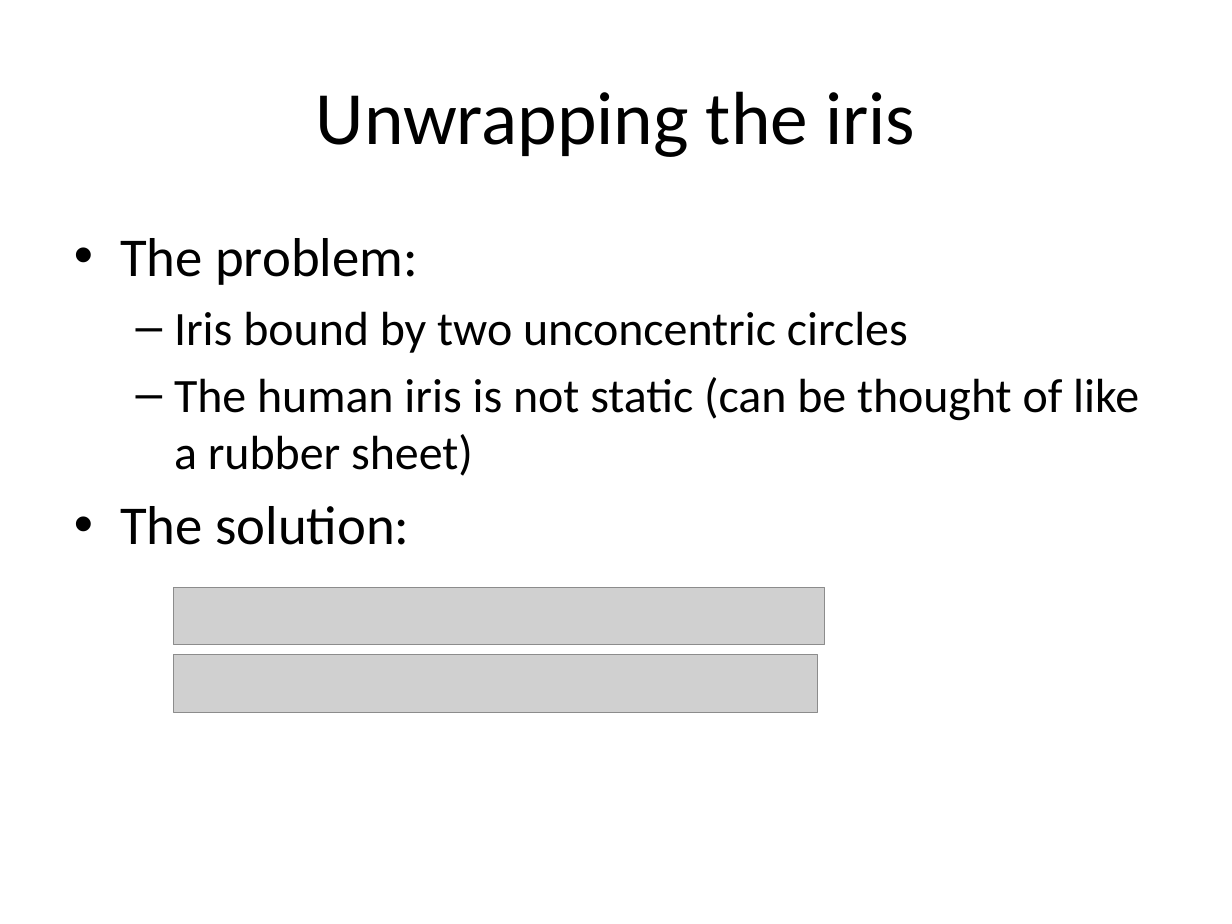
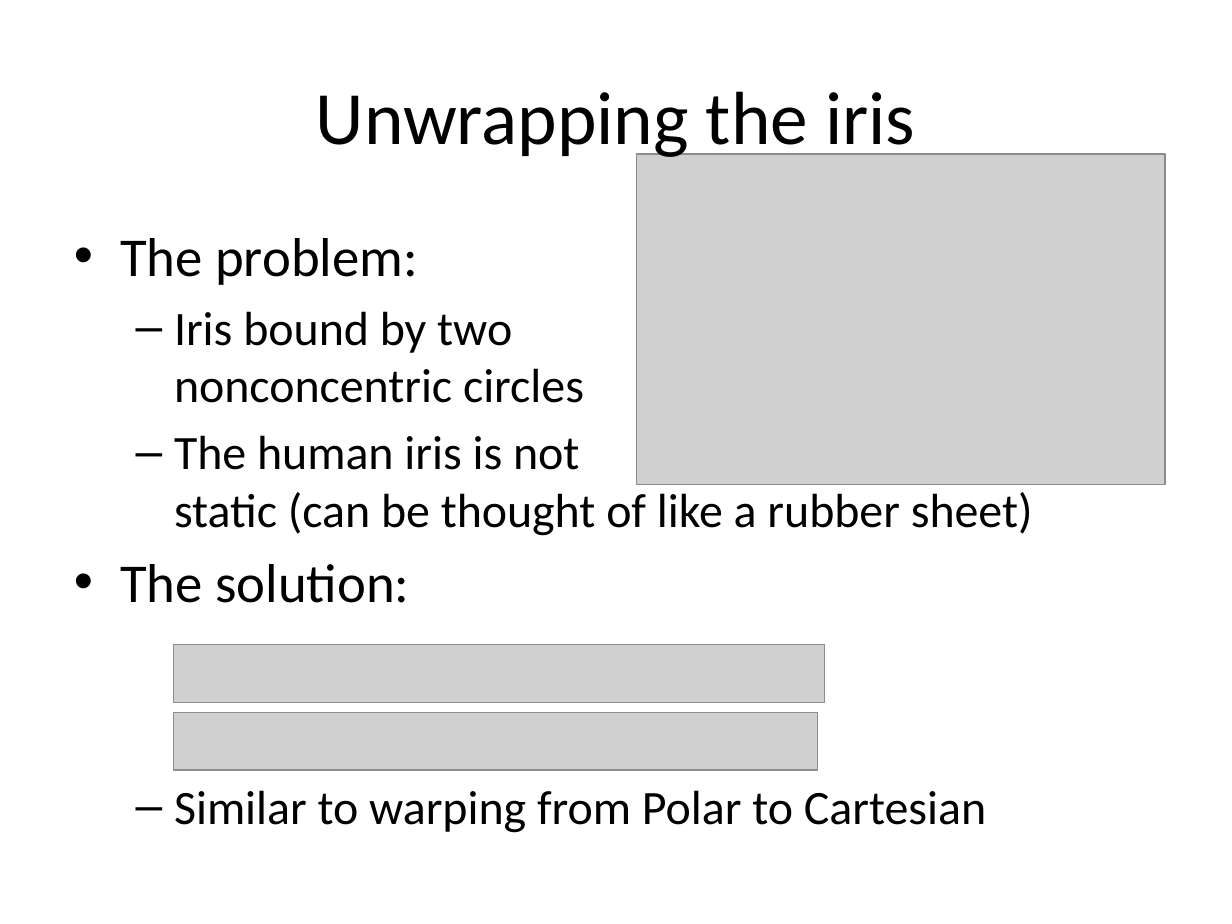
Before and after one commit to chetanadey77/irisrecognition09, a slide deck: slide 10 of Reports/Group_Presentation.pptx. Drawn at 1232x924 pixels with LibreOffice and Linux fonts; fonts in the diff are those of the drawing; grey boxes stand for pictures. Boxes give left, top, right and bottom in pixels: in the first picture for what was removed or moved away, otherwise in the second. Text is boxed around its words. In the diff, an @@ line names an element or a change of style, - is before the commit and + after.

```diff
--- a/Reports/Group_Presentation.pptx
+++ b/Reports/Group_Presentation.pptx
@@ picture added at [637, 154, 1165, 484] @@
@@ text at [174, 311, 584, 403]: text changed @@
-  – Iris bound by two unconcentric circles
+  – Iris bound by two
+    nonconcentric circles
@@ picture: place and size @@
-picture at [174, 588, 825, 646]
+picture at [174, 644, 825, 702]
@@ picture: place and size @@
-picture at [174, 654, 818, 712]
+picture at [174, 712, 818, 770]
@@ text at [174, 790, 986, 833]: paragraph added @@
+  – Similar to warping from Polar to Cartesian
```
Also in this commit, not shown: 3 other slides changed.
